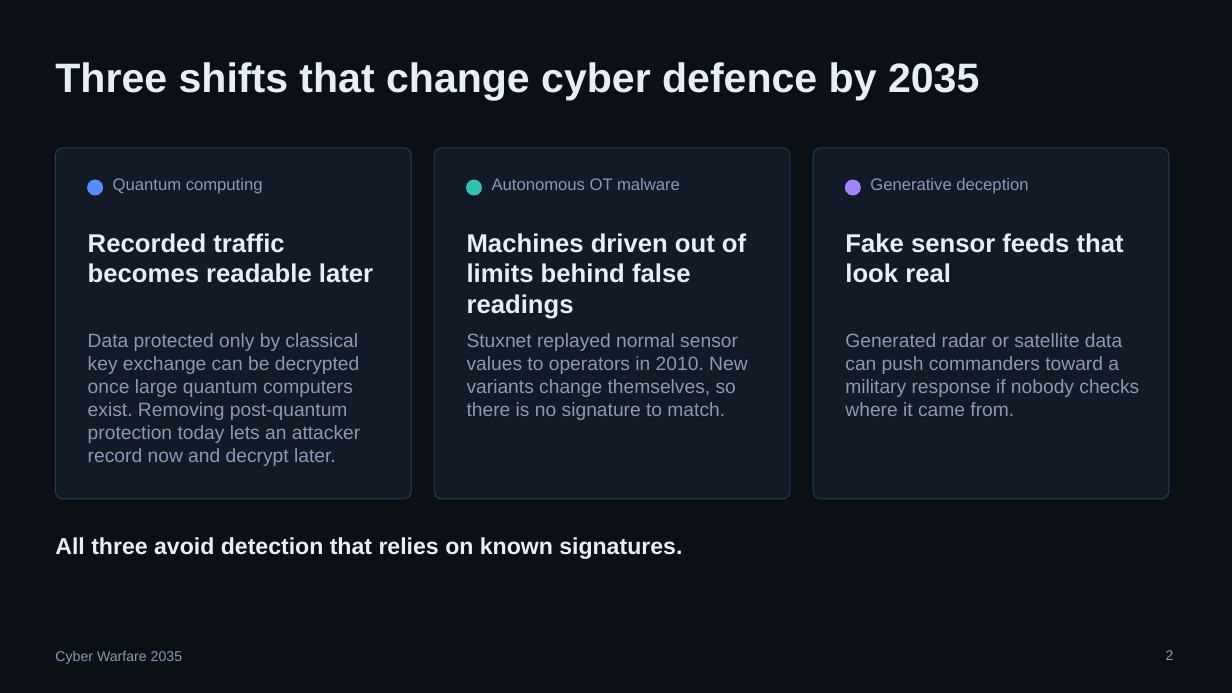
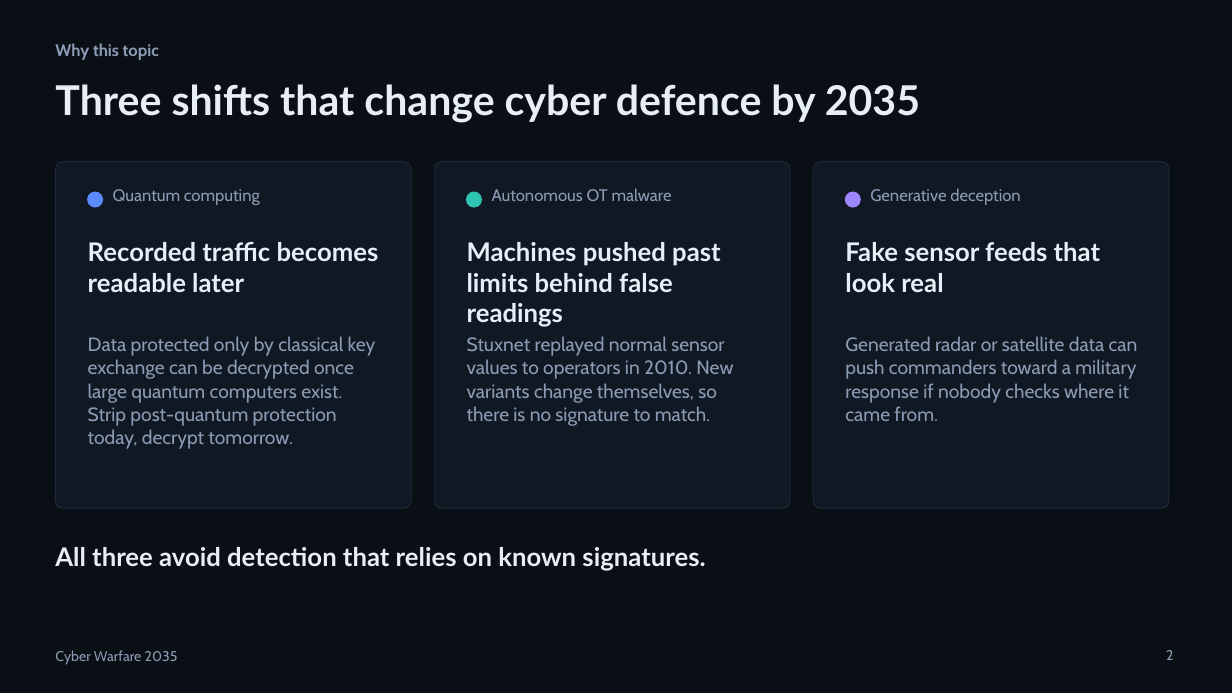
Before and after one commit to Keshav-gehlot/cyberwarfare-roleplay, a slide deck: slide 2 of 04_presentation.pptx. Drawn at 1232x693 pixels with LibreOffice and Linux fonts; fonts in the diff are those of the drawing. Boxes give left, top, right and bottom in pixels: in the first picture for what was removed or moved away, otherwise in the second. Text is boxed around its words. In the diff, an @@ line names an element or a change of style, - is before the commit and + after.

```diff
--- a/04_presentation.pptx
+++ b/04_presentation.pptx
@@ background #0B1016 to #0A0F15 @@
@@ text added at <box>55,43,159,60</box>, 13 pt, text #8B9BB3, bold @@
+Why this topic
@@ font Arial to Lato in 3 elements at <box>88,242,379,292</box>, <box>845,242,1100,292</box>, <box>55,84,920,123</box> @@
@@ title "Three shifts that change cyber ...": place and size @@
-title "Three shifts that change cyber ..." at <box>55,62,979,100</box>
+title "Three shifts that change cyber ..." at <box>55,84,920,123</box>
@@ fill #111A26 to #101923; outline #2C3D55 0.75 pt to #1D2A3B 0.75 pt in 3 elements at <box>434,162,790,508</box>, <box>813,162,1169,508</box>, <box>55,162,411,508</box> @@
@@ rounded rectangle: place and size @@
-rounded rectangle at <box>55,148,411,499</box>
+rounded rectangle at <box>55,162,411,508</box>
@@ rounded rectangle: place and size @@
-rounded rectangle at <box>434,148,790,499</box>
+rounded rectangle at <box>434,162,790,508</box>
@@ rounded rectangle: place and size @@
-rounded rectangle at <box>813,148,1169,499</box>
+rounded rectangle at <box>813,162,1169,508</box>
@@ 5 texts, 3 ellipses: place and size @@
-5 texts, 3 ellipses at <box>88,178,1124,283</box>
+5 texts, 3 ellipses at <box>88,188,1100,292</box>
@@ text at <box>467,242,720,327</box>: text changed; font Arial to Lato @@
-Machines driven out of limits behind false readings
+Machines pushed past limits behind false readings
@@ text at <box>88,336,376,449</box>: text changed; font Arial to Cabin; text colour #8A9AB2 to #8B9BB3 @@
-Data protected only by classical key exchange can be decrypted once large quantum computers exist. Removing post-quantum protection today lets an attacker record now and decrypt later.
+Data protected only by classical key exchange can be decrypted once large quantum computers exist. Strip post-quantum protection today, decrypt tomorrow.
@@ font Arial to Cabin, text colour #8A9AB2 to #8B9BB3 in 7 elements at <box>1166,650,1173,660</box>, <box>55,650,178,665</box>, <box>113,189,260,205</box>, <box>492,188,672,201</box>, <box>870,188,1021,205</box>, <box>467,336,733,426</box>, <box>845,336,1138,421</box> @@
@@ text "All three avoid detection that ...": place and size @@
-text "All three avoid detection that ..." at <box>55,537,682,559</box>
+text "All three avoid detection that ..." at <box>55,547,705,571</box>
@@ text "All three avoid detection that ..." at <box>55,547,705,571</box>: size 18 to 20 pt, font Arial to Lato @@
```
Also in this commit, not shown: 10 other slides changed, 2 slides added, 1 slide removed, 10 other files.
